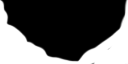
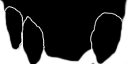
Two versions of the same layered image (128 × 64). Layer-by-layer changes:
painted on "Layer 2 copy" over (x1=4, y1=6, x2=123, y2=64)
